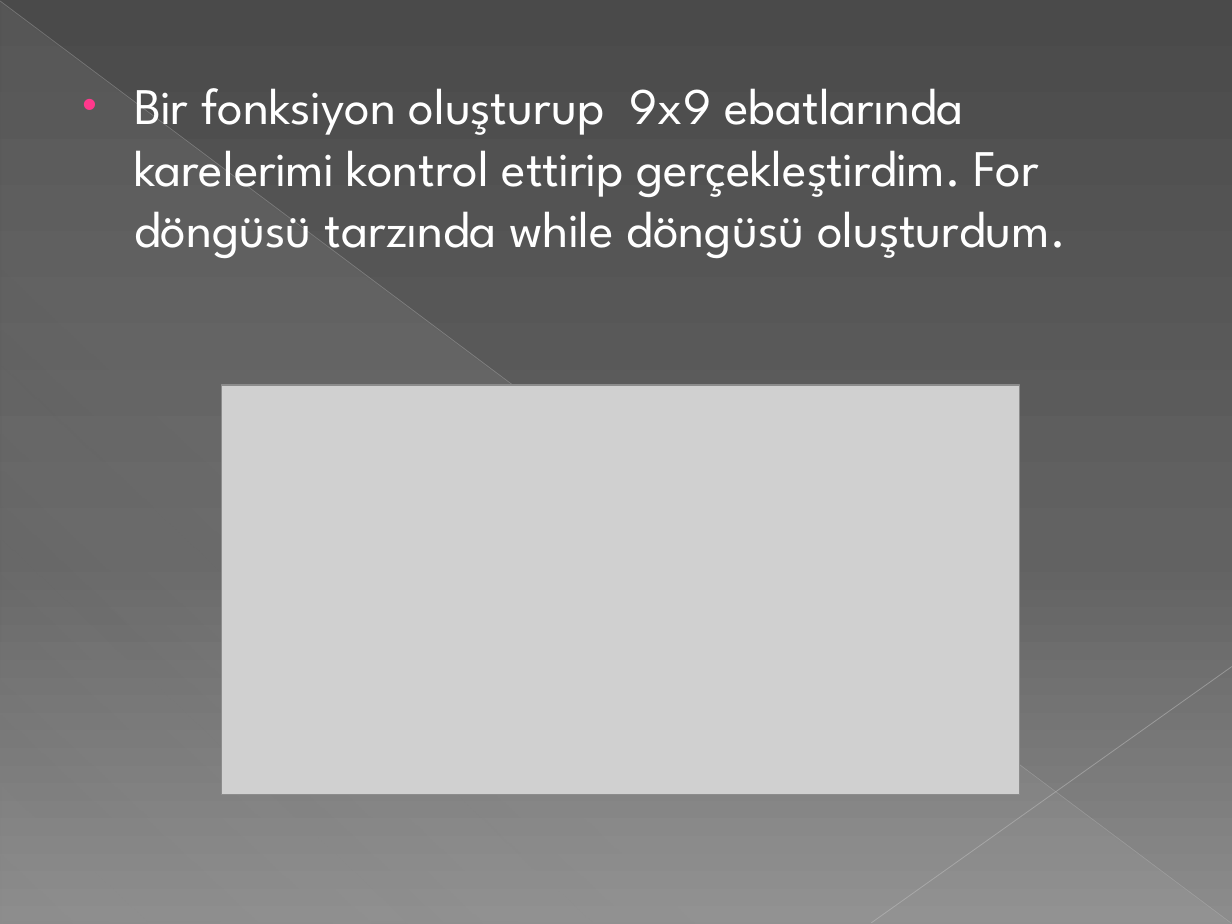
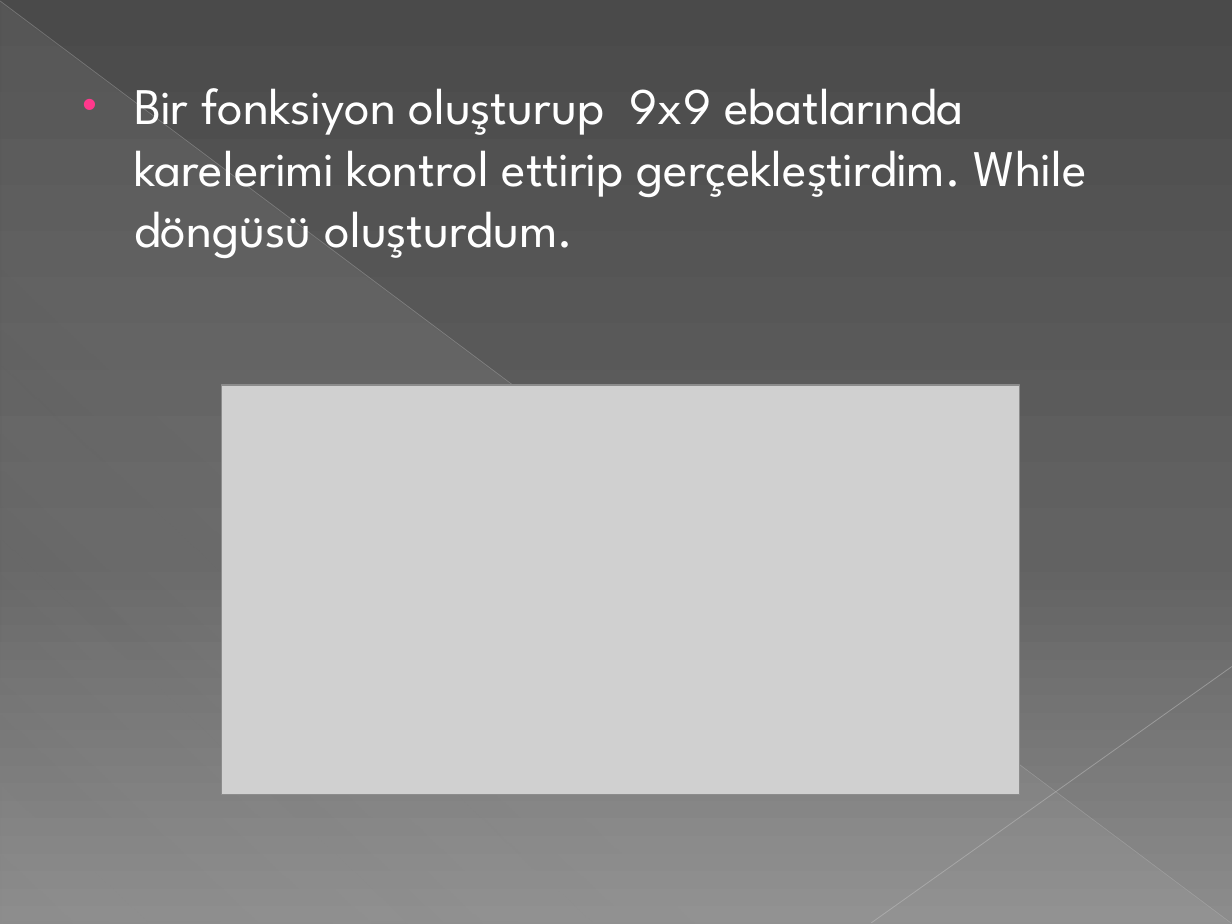
Before and after one commit to bgrabgz/Sudoku, a slide deck: slide 9 of Sunum_18MY03016_AltarBuğraBoğaz.pptx (slide 10 before the commit). Drawn at 1232x924 pixels with LibreOffice and Linux fonts; fonts in the diff are those of the drawing; grey boxes stand for pictures. Boxes give left, top, right and bottom in pixels: in the first picture for what was removed or moved away, otherwise in the second. Text is boxed around its words. In the diff, an @@ line names an element or a change of style, - is before the commit and + after.

```diff
--- a/Sunum_18MY03016_AltarBuğraBoğaz.pptx
+++ b/Sunum_18MY03016_AltarBuğraBoğaz.pptx
@@ text at (x1=134, y1=88, x2=1087, y2=258): text changed @@
-• Bir fonksiyon oluşturup 9x9 ebatlarında karelerimi kontrol ettirip gerçekleştirdim. For döngüsü tarzında while döngüsü oluşturdum.
+• Bir fonksiyon oluşturup 9x9 ebatlarında karelerimi kontrol ettirip gerçekleştirdim. While döngüsü oluşturdum.
```
Also in this commit, not shown: 1 slide added, 2 slides removed, 10 other files.
